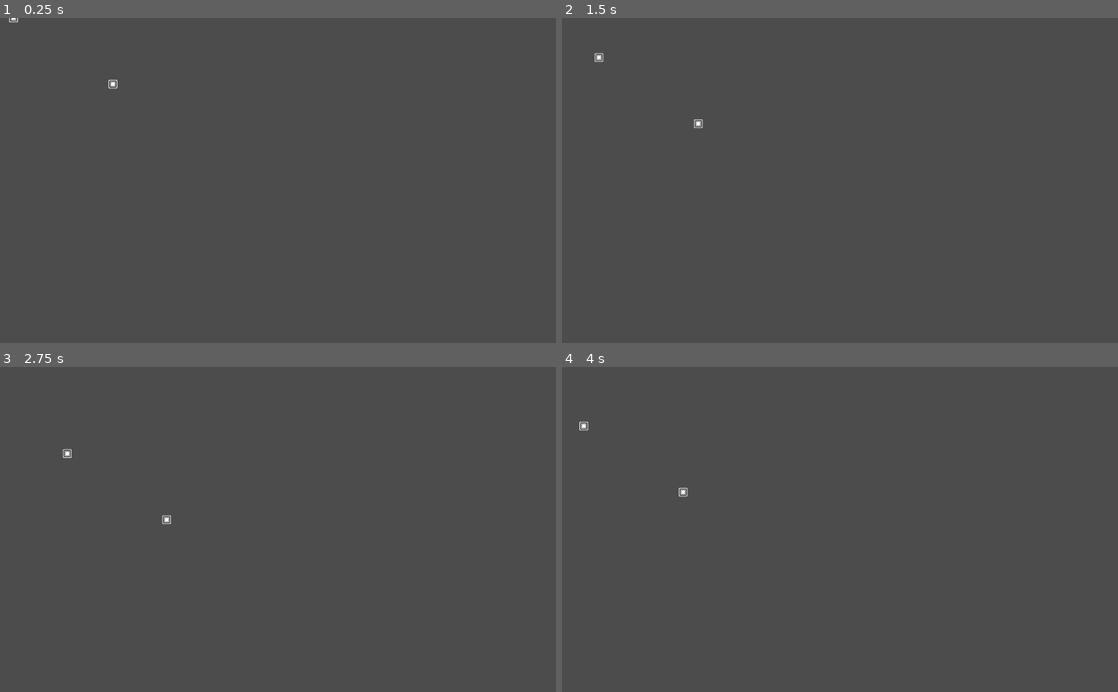
Above: before the commit, frames 1-4 (two rows, left to right).
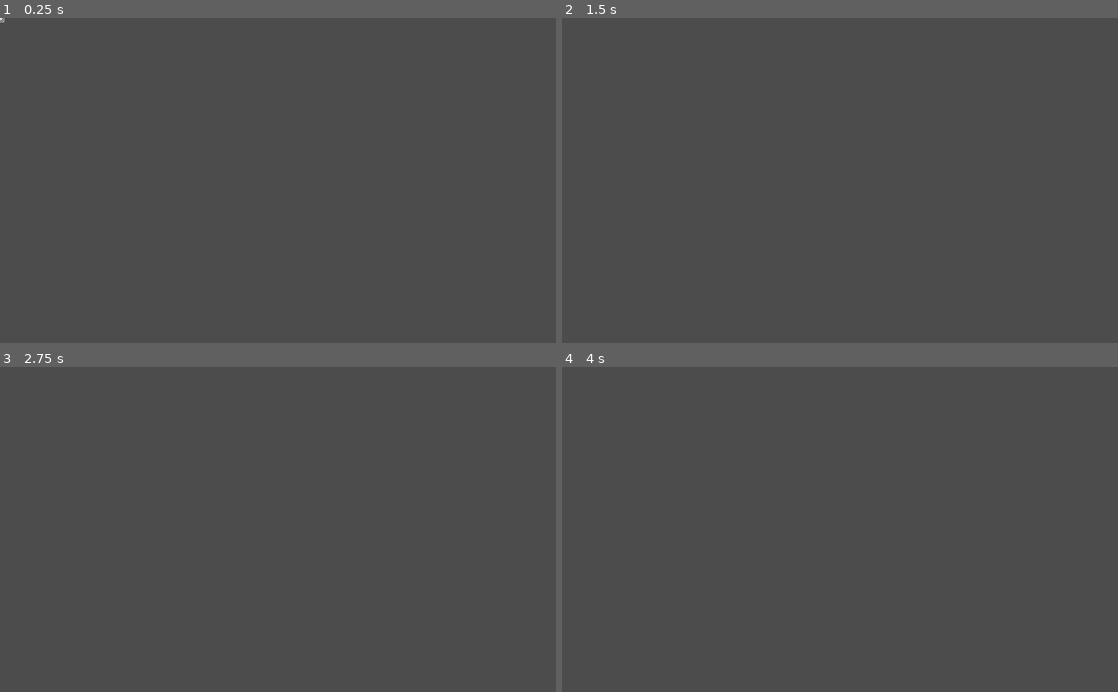
Above: after the commit, the same moments.

Repository: MetRiko/TK-Jam-2022
Game: Godot game, scene res://Scenes/Root.tscn
The game is run twice, just before and just after one commit, with the same random seed, the same clock (stepped at 60 frames per second) and the same inputs.
Inputs:
- Up to frame 1 (0.25 s): no input
- Up to frame 2 (1.5 s): tap Enter at 0.5 s; hold Right (ui_right) 0.53-1.28 s; hold Left (ui_left) from 1.28 s (still down)
- Up to frame 3 (2.75 s): release Left (ui_left) at 2.03 s; hold Right (ui_right) from 2.03 s (still down)
- Up to frame 4 (4 s): release Right (ui_right) at 3.53 s; hold Left (ui_left) from 3.53 s (still down)

The runs differ from the first frame. In frame 1, less than 0.1% of the frame differs, in the area x 0-22%, y 0-22%; in frame 2, less than 0.1%; in frame 3, less than 0.1%; in frame 4, less than 0.1%, in the area x 3-23%, y 16-40%.

Commit message:
added snake movement

Diff:
--- a/Scenes/Player.gd
+++ b/Scenes/Player.gd
@@ -1,8 +1,14 @@
 extends KinematicBody2D
 
 
-var direction: Vector2 = Vector2.RIGHT
+var direction: Vector2 = Vector2.UP
 var velocity: int = 100
+var rotationAngle: float = deg2rad(3)
+var forward_vector = Vector2(0,1)
+var the_object = self
+var orientation_global = (the_object.to_global( forward_vector ) - the_object.global_position)
+
+signal rotate(vec)
 
 # Called when the node enters the scene tree for the first time.
 func _ready():
@@ -14,12 +20,14 @@
 	var velocity_vec: Vector2 = get_linear_velocity()
 	velocity_vec = move_and_slide(velocity_vec, Vector2.UP)
 
-
 func update_direction_by_input():
 	if Input.is_action_pressed("ui_right"):
-		direction = direction.rotated(deg2rad(3))
+		direction = direction.rotated(rotationAngle)
+		self.rotate(rotationAngle)
 	if Input.is_action_pressed("ui_left"):
-		direction = direction.rotated(deg2rad(-3))
+		direction = direction.rotated(-rotationAngle)
+		self.rotate(-rotationAngle)
+
 
 func get_linear_velocity():
 	var linear_velocity: Vector2
--- a/Scenes/Root.tscn
+++ b/Scenes/Root.tscn
@@ -1,8 +1,8 @@
 [gd_scene load_steps=2 format=2]
 
-[ext_resource path="res://Scenes/Player.tscn" type="PackedScene" id=1]
+[ext_resource path="res://Scenes/Snake.tscn" type="PackedScene" id=1]
 
 [node name="Root" type="Node2D"]
 
-[node name="SnakeHead" parent="." instance=ExtResource( 1 )]
-position = Vector2( 183, 122 )
+[node name="Snake" parent="." instance=ExtResource( 1 )]
+position = Vector2( 182, 109 )
--- /dev/null
+++ b/Scenes/Segment.gd
@@ -0,0 +1,23 @@
+extends KinematicBody2D
+
+
+var movetoPosition: Vector2
+var rotationAngle: float = deg2rad(3)
+var forward_vector = Vector2(0,1)
+var the_object = self
+var orientation_global = (the_object.to_global( forward_vector ) - the_object.global_position)
+
+
+# Called when the node enters the scene tree for the first time.
+func _ready():
+	pass
+
+func _process(delta):
+	pass
+
+
+func update_rotation_by_input():
+	if Input.is_action_pressed("ui_right"):
+		self.rotate(rotationAngle)
+	if Input.is_action_pressed("ui_left"):
+		self.rotate(-rotationAngle)
--- /dev/null
+++ b/Scenes/Segment.tscn
@@ -0,0 +1,19 @@
+[gd_scene load_steps=4 format=2]
+
+[ext_resource path="res://Sprites/block.png" type="Texture" id=1]
+[ext_resource path="res://Scenes/Segment.gd" type="Script" id=2]
+
+[sub_resource type="RectangleShape2D" id=1]
+extents = Vector2( 8, 8 )
+
+[node name="Segment" type="KinematicBody2D" groups=["segments"]]
+script = ExtResource( 2 )
+
+[node name="Sprite" type="Sprite" parent="."]
+position = Vector2( 0, -8 )
+texture = ExtResource( 1 )
+
+[node name="CollisionShape2D" type="CollisionShape2D" parent="."]
+position = Vector2( 0, -8 )
+shape = SubResource( 1 )
+disabled = true
--- /dev/null
+++ b/Scenes/Snake.gd
@@ -0,0 +1,52 @@
+extends Node2D
+
+class Position:
+	var x: float
+	var y: float
+	func _init(x: float, y: float):
+		self.x = x
+		self.y = y
+
+var positions: Dictionary = {}
+var rotations: Dictionary = {}
+var frame_counter: int = 0
+var segment_count: int = 6
+
+var segmentScene = preload("res://Scenes/Segment.tscn")
+
+
+func _ready():
+	pass
+
+func _physics_process(delta):
+	update_positions_with_head_bottom_position(frame_counter)
+	update_rotations_with_head_rotation(frame_counter)
+	if frame_counter % 10 == 0 and segment_count > 0:
+		add_child(segmentScene.instance())
+		segment_count -= 1
+
+	var segments = get_tree().get_nodes_in_group("segments")
+	var i = 0
+	for segment in segments:
+		i += 1
+		var segment_frame_idx = max(0, frame_counter +1 -10 * i)
+		print(segment_frame_idx)
+		segment.global_position.x = positions[segment_frame_idx].x
+		segment.global_position.y = positions[segment_frame_idx].y
+		segment.rotation = rotations[segment_frame_idx]
+	frame_counter += 1
+	if positions.size() == segments.size() * 100:
+		positions.clear()
+		frame_counter = 0
+
+func update_positions_with_head_bottom_position(frame_count: int):
+	var head_bottom = get_tree().get_nodes_in_group("head_bottom")[0]
+	var position_obj = Position.new(
+		head_bottom.global_position.x,
+		head_bottom.global_position.y
+	)
+	positions[frame_count] = position_obj
+
+func update_rotations_with_head_rotation(frame_count: int):
+	var head = get_tree().get_nodes_in_group("head")[0]
+	rotations[frame_count] = head.rotation
--- /dev/null
+++ b/Scenes/Snake.tscn
@@ -0,0 +1,9 @@
+[gd_scene load_steps=3 format=2]
+
+[ext_resource path="res://Scenes/SnakeHead.tscn" type="PackedScene" id=2]
+[ext_resource path="res://Scenes/Snake.gd" type="Script" id=3]
+
+[node name="Snake" type="Node2D"]
+script = ExtResource( 3 )
+
+[node name="SnakeHead" parent="." instance=ExtResource( 2 )]
--- a/Scenes/Player.tscn
+++ b/Scenes/SnakeHead.tscn
@@ -6,7 +6,7 @@
 [sub_resource type="RectangleShape2D" id=1]
 extents = Vector2( 8, 8 )
 
-[node name="SnakeHead" type="KinematicBody2D"]
+[node name="SnakeHead" type="KinematicBody2D" groups=["head"]]
 script = ExtResource( 2 )
 
 [node name="CollisionShape2D" type="CollisionShape2D" parent="."]
@@ -14,3 +14,6 @@
 
 [node name="Sprite" type="Sprite" parent="."]
 texture = ExtResource( 1 )
+
+[node name="HeadBottom" type="Position2D" parent="." groups=["head_bottom"]]
+position = Vector2( 0, 8 )
--- a/project.godot
+++ b/project.godot
@@ -17,8 +17,6 @@
 [autoload]
 
 AudioPlayer="*res://Scenes/AudioPlayer.tscn"
-Player="*res://Scenes/Player.tscn"
-SegmentContainer="*res://Scenes/SegmentContainer.tscn"
 
 [gui]
 
